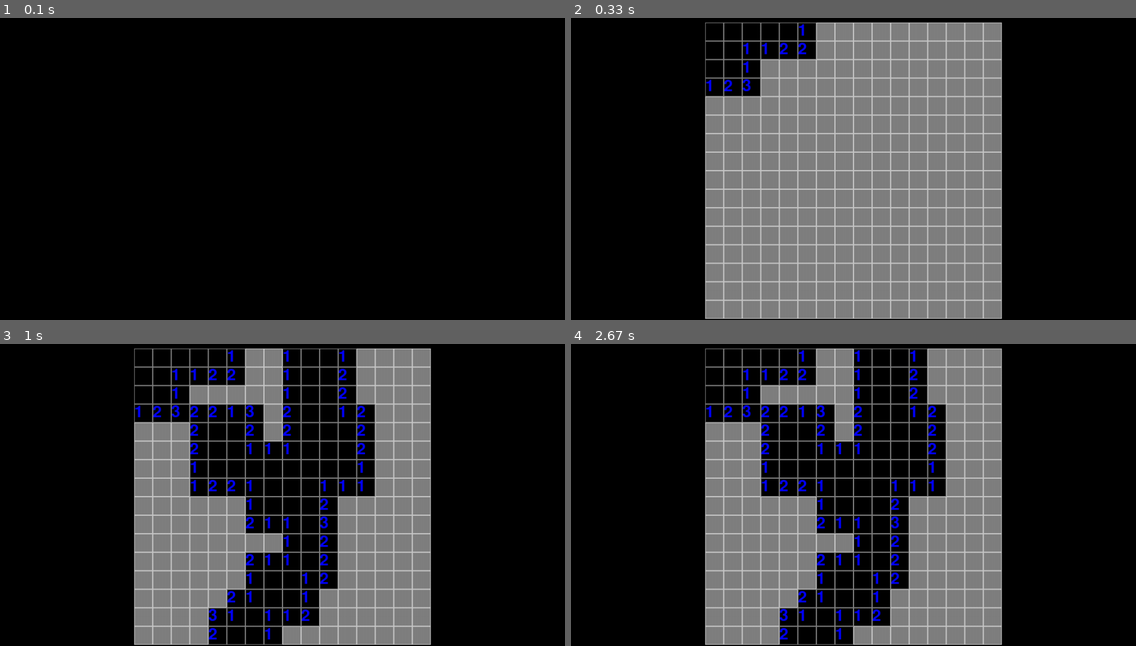
Above: before the commit, frames 1-4 (two rows, left to right).
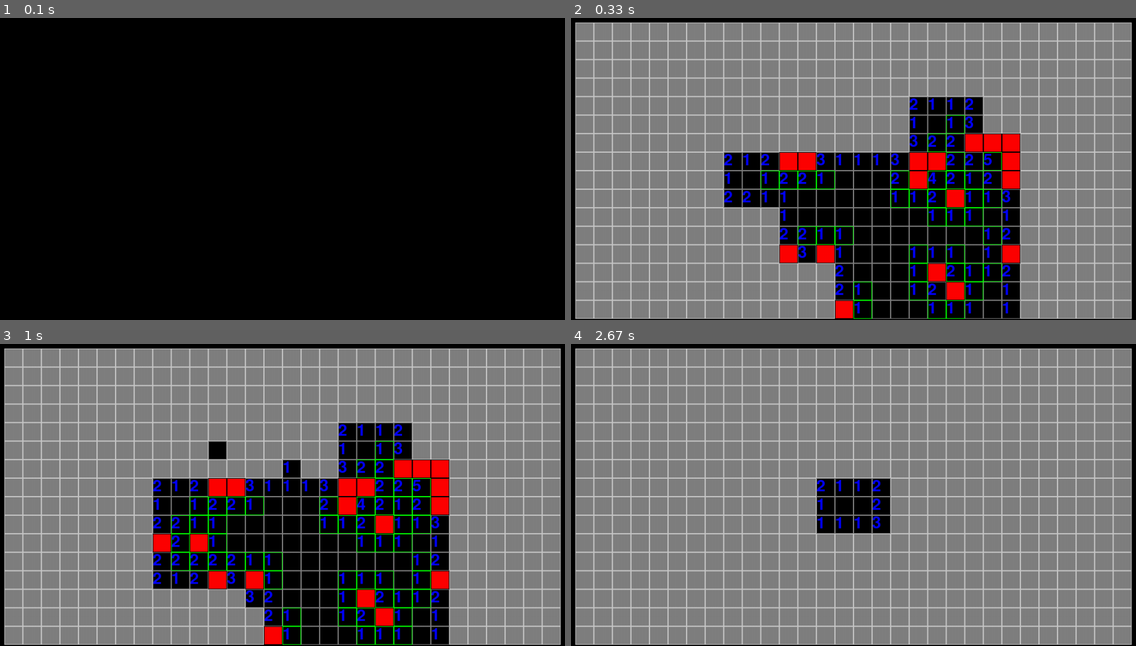
Above: after the commit, the same moments.

Repository: PauliAnt/minesweeper_pygame_self_decisive
Game: pygame game, started from SimpleAI/main.py
The game is run twice, just before and just after one commit, with the same random seed, the same clock (stepped at 60 frames per second) and the same inputs.
Inputs (mouse positions are in pixels of both pictures, inside the frame that each line leads up to):
- Up to frame 1 (0.1 s): no input
- Up to frame 2 (0.33 s): no input
- Up to frame 3 (1 s): press the mouse at (282, 464) at 0.37 s; move the mouse to (209, 452) at 0.47 s; release the mouse at (141, 440) at 0.6 s
- Up to frame 4 (2.67 s): no input

Frame 1 is identical in both runs. In frame 2, 73% of the frame differs, in the area x 0-100%, y 1-100%; in frame 3, 78%; in frame 4, 67%.

Commit message:
Simple AI toimii

Diff:
--- a/GameController.py
+++ b/GameController.py
@@ -15,12 +15,12 @@
         self.N = N
         self.window_height = window_height
         self.window_width = window_width
-        block_width = window_width / M
-        block_height = (window_height - 200) / N
+        block_width = window_width / N
+        block_height = (window_height - 200) / M
 
         self.block_size = int(min(block_height, block_width))
-        self.vertical_offset = int(((window_height - 200) - self.block_size * N) / 2)
-        self.horizontal_offset = int((window_width - self.block_size * M) / 2)
+        self.vertical_offset = int(((window_height - 200) - self.block_size * M) / 2)
+        self.horizontal_offset = int((window_width - self.block_size * N) / 2)
 
         font_size = int(self.block_size * 1.3)
         self.font = pygame.font.SysFont("footlight.ttc", font_size)
@@ -39,7 +39,7 @@
         vo = self.vertical_offset
         block = self.block_size
         self.screen.fill(BLACK)
-        self.screen.fill(GREY, (ho, 200 + vo, self.M * block, self.N * block))
+        self.screen.fill(GREY, (ho, 200 + vo, self.N * block, self.M * block))
         print(self.screen.get_width())
         for x in range(ho, self.window_width - ho, block):
             for y in range(200 + vo, self.window_height - vo, block):
@@ -53,7 +53,7 @@
         event = self.G.getEvent(n_ind, m_ind)
 
         if event == -2:
-            return
+            return False
 
         self.fillRect(n_ind, m_ind,fillColor=BLACK,outlineColor=GREY)
         if event == 0:
@@ -113,10 +113,15 @@
         (n_lower, n_higher, m_lower, m_higher) = self.getAdjacentBlocks(n_ind, m_ind)
         for nn in range(n_lower,n_higher):
             for mm in range(m_lower,m_higher):
-                pass
+                self.flagUp(nn,mm)
 
     def openAdjacent(self,n_ind,m_ind):
         (n_lower, n_higher, m_lower, m_higher) = self.getAdjacentBlocks(n_ind, m_ind)
         for nn in range(n_lower,n_higher):
             for mm in range(m_lower, m_higher):
                 self.gridChange(nn,mm)
+
+    def flagUp(self,n_ind,m_ind):
+        flagStatus = self.G.forceFlag(n_ind,m_ind)
+        if flagStatus:
+            self.fillRect(n_ind, m_ind, fillColor=RED, outlineColor=BLACK)
--- a/Grid.py
+++ b/Grid.py
@@ -15,6 +15,10 @@
         self.mines = mines
 
     def start_game(self, n_ind, m_ind):
+        self.bomb_matrix = np.zeros([self.n, self.m])
+        self.resolve_matrix = np.zeros(([self.n,self.m]))
+        self.unopened = np.ones([self.n, self.m])
+        self.flags = np.zeros([self.n, self.m])
         n = self.n
         m = self.m
         available_modules = list(range(0, self.N))
@@ -56,6 +60,14 @@
         self.unopened[n_ind, m_ind] = (self.unopened[n_ind, m_ind] + 1) % 2
         return self.flags[n_ind, m_ind]
 
+    def forceFlag(self,n_ind,m_ind):
+        if self.unopened[n_ind,m_ind] == 1 and self.flags[n_ind,m_ind] == 0:
+            self.flags[n_ind, m_ind] = 1
+            self.unopened[n_ind, m_ind] = 0
+            return True
+        return False
+
+
     def getResolve(self, n_ind, m_ind):
         return self.resolve_matrix[n_ind, m_ind]
 
--- a/SimpleAI/Resolve.py
+++ b/SimpleAI/Resolve.py
@@ -6,15 +6,12 @@
         self.remaining = remaining
         self.unopened = unopened
 
-    def update(self, n_ind, m_ind):
-        if abs(self.n - n_ind) <= 1 and abs(self.m - m_ind) <= 1:
-            self.unopened -= 1
-            print("Opened (",n_ind,m_ind,")",self.n, self.m, self.unopened)
+    def update(self, N):
+        self.unopened = N
 
     def flag(self, n_ind, m_ind):
         if abs(self.n - n_ind) <= 1 and abs(self.m - m_ind) <= 1:
             self.remaining -= 1
-            print("Flag",self.n, self.m, self.remaining)
 
     def checkSolved(self):
         if self.remaining == 0:
@@ -26,3 +23,6 @@
 
     def getIndex(self):
         return self.n,self.m
+
+    def printInfo(self):
+        print("Position ({},{}), remaining: {}, unopened: {}".format(self.n,self.m,self.remaining,self.unopened))
--- a/SimpleAI/SimpleAiController.py
+++ b/SimpleAI/SimpleAiController.py
@@ -7,7 +7,7 @@
 WHITE = (200, 200, 200)
 GREY = (128, 128, 128)
 RED = (255, 0, 0)
-GREEN = (0,255,0)
+GREEN = (0, 255, 0)
 
 
 class SimpleAiController(GameController.GameController):
@@ -17,11 +17,14 @@
         self.resolve_matrix = np.zeros([N, M])
         self.resolve_list = []
 
+    def startNewGame(self, n_pos, m_pos):
+        super().startNewGame(n_pos,m_pos)
+        self.resolve_matrix = np.zeros([self.N, self.M])
+        self.resolve_list = []
+
     def gridChange(self, n_ind, m_ind):
-        opened = super().gridChange(n_ind, m_ind)
-        if opened:
-            for resolve in self.resolve_list:
-                resolve.update(n_ind, m_ind)
+        super().gridChange(n_ind, m_ind)
+
         # Check adjacent resolves and add them to list
         (n_lower, n_higher, m_lower, m_higher) = self.getAdjacentBlocks(n_ind, m_ind)
         for ii in range(n_lower, n_higher):
@@ -33,24 +36,48 @@
                         self.resolve_list.append(resolve)
                         self.resolve_matrix[n_ind, m_ind] = 1
 
+
     def createResolve(self, n_ind, m_ind, resolve_num):
         unopened = self.G.getAdjacentUnopened(n_ind, m_ind)
         remaining = resolve_num - self.G.getAdjacentFlags(n_ind, m_ind)
         return Resolve(n_ind, m_ind, remaining, unopened)
 
     def addFlag(self, n_ind, m_ind):
-        super().toggleFlag(n_ind,m_ind)
+        super().toggleFlag(n_ind, m_ind)
         for resolve in self.resolve_list:
             resolve.flag(n_ind, m_ind)
 
+    def updateResolves(self):
+        for resolve in self.resolve_list:
+            (n,m) = resolve.getIndex()
+            N = self.G.getAdjacentUnopened(n,m)
+            resolve.update(N)
 
     def checkSolved(self):
         for resolve in self.resolve_list:
             action = resolve.checkSolved()
             if action == 0:
-                (n,m) = resolve.getIndex()
-                self.fillRect(n,m,outlineColor=GREEN)
+                (n, m) = resolve.getIndex()
+                self.fillRect(n, m, outlineColor=GREEN)
                 self.resolve_list.remove(resolve)
-                self.openAdjacent(n,m)
+                self.openAdjacent(n, m)
             elif action == 1:
-                pass
+                (n, m) = resolve.getIndex()
+                self.fillRect(n, m, outlineColor=GREEN)
+                self.flagAdjacent(n,m)
+                self.resolve_list.remove(resolve)
+
+    def flagUp(self,n_ind,m_ind):
+        flagStatus = self.G.forceFlag(n_ind, m_ind)
+        if flagStatus:
+            self.fillRect(n_ind, m_ind, fillColor=RED, outlineColor=BLACK)
+            for resolve in self.resolve_list:
+                resolve.flag(n_ind, m_ind)
+
+    def getResolveInfo(self,n_ind,m_ind):
+        for resolve in self.resolve_list:
+            (nn, mm) = resolve.getIndex()
+            if nn == n_ind and mm == m_ind:
+                resolve.printInfo()
+                return
+        print("Resolved position ({}, {})".format(n_ind,m_ind))
--- a/SimpleAI/main.py
+++ b/SimpleAI/main.py
@@ -9,9 +9,9 @@
 
 def main():
 
-    N = 16
+    N = 30
     M = 16
-    mines = 40
+    mines = 99
 
     Clock = pygame.time.Clock()
 
@@ -27,24 +27,28 @@
         gc.drawGrid()
 
         # MAIN LOOP
-        game_started = False
         game_lost = False
-        gc.startNewGame(1, 1)
-        gc.gridChange(1, 1)
+        gc.startNewGame(N//2, M//2)
+        gc.gridChange(N//2, M//2)
         while not game_lost:
             Clock.tick(10)
             (button1, button2, button3) = pygame.mouse.get_pressed(num_buttons=3)
 
             # Check safe spaces
+            gc.updateResolves()
             gc.checkSolved()
+            game_lost = gc.getGameState()
 
             if button1:
                 (n_pos, m_pos) = gc.getMousePosition()
                 gc.gridChange(n_pos, m_pos)
-                game_lost = gc.getGameState()
             elif button3:
                 (n_pos, m_pos) = gc.getMousePosition()
                 gc.addFlag(n_pos, m_pos)
+
+            elif button2:
+                (n_pos, m_pos) = gc.getMousePosition()
+                gc.getResolveInfo(n_pos,m_pos)
 
             # Did the user click the window close button?
             for event in pygame.event.get():
@@ -52,6 +56,8 @@
                     running = False
             # Flip the display
             pygame.display.update()
+        pygame.time.wait(2000)
+
 
         # Done! Time to quit.
     pygame.quit()
--- a/main.py
+++ b/main.py
@@ -9,7 +9,7 @@
 
 def main():
 
-    N = 16
+    N = 30
     M = 16
     mines = 40
 
